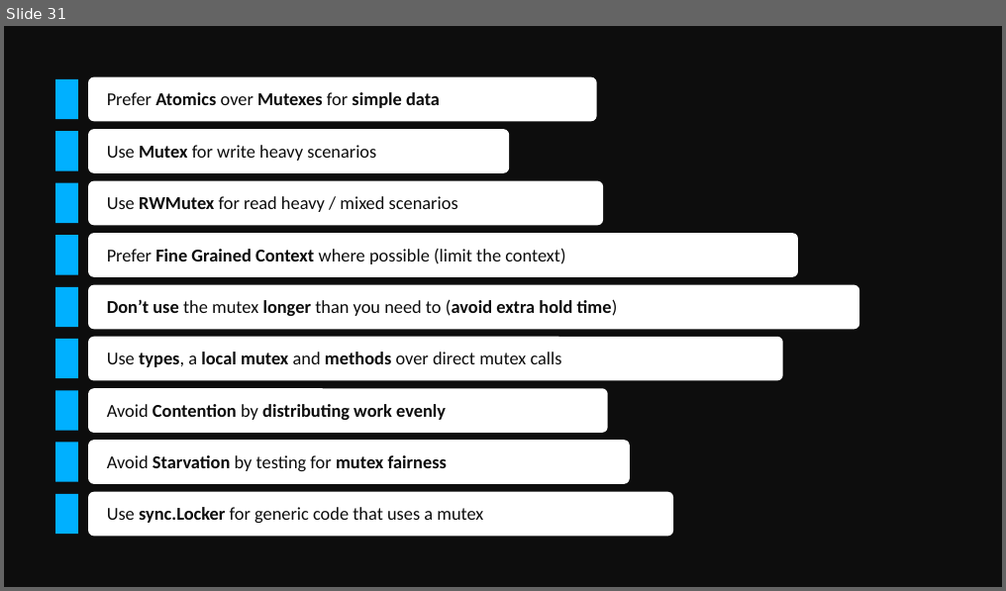
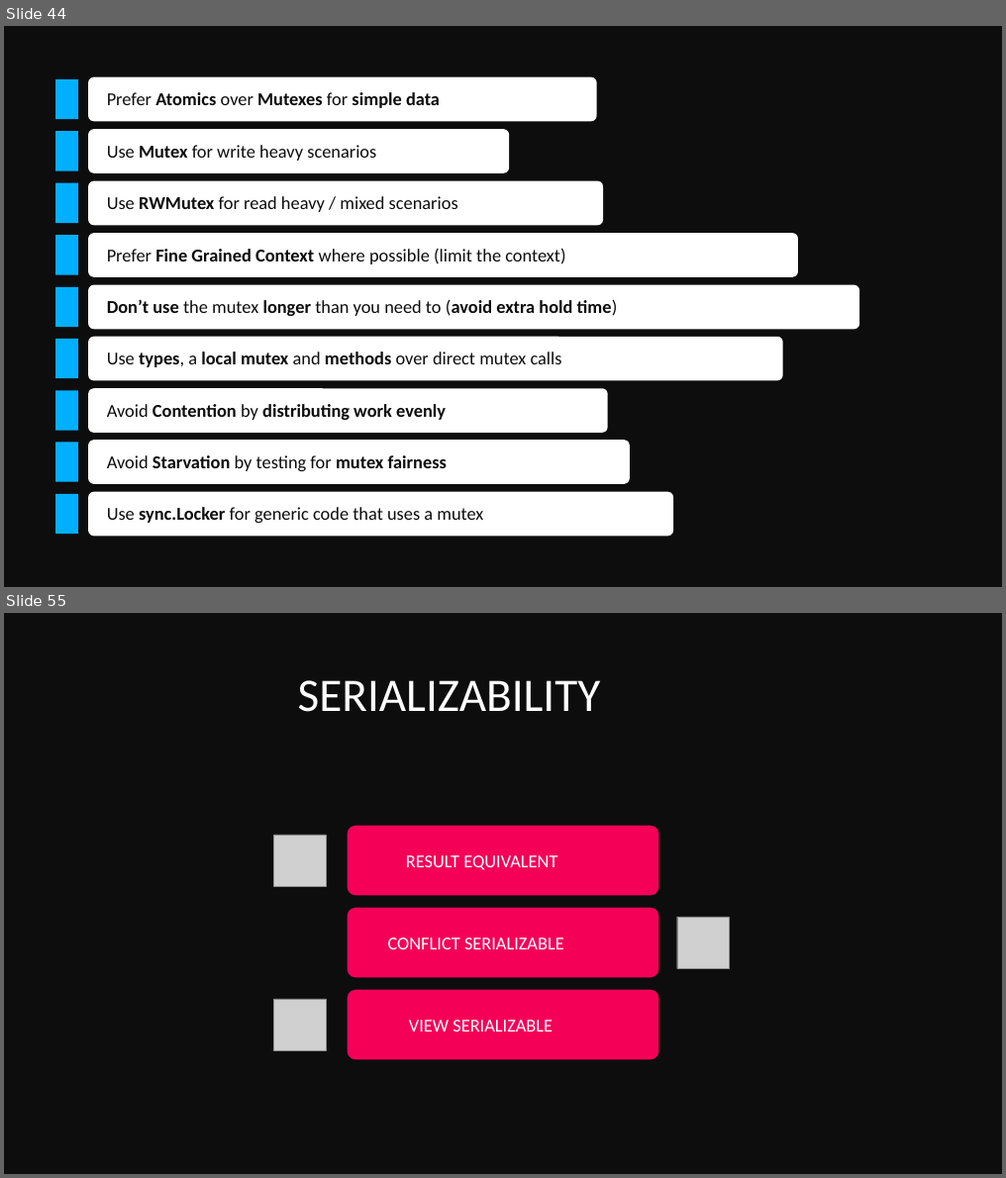
Before and after one commit to golang-basics/concurrency, a slide deck: presentations/7_mutexes/Mutexes.pptx. Shown one above the other, each under a label of ours: slide 31 before the commit, slides 44 and 55 after it; the slides between them are not shown. The pictures are 1006x591 and 1006x1178 pixels, drawn with LibreOffice and Linux fonts; fonts in the diff are those of the drawing; grey boxes stand for pictures. Boxes give left, top, right and bottom in pixels: in the first picture for what was removed or moved away, otherwise in the second. Text is boxed around its words. In the diff, an @@ line names an element or a change of style, - is before the commit and + after.

```diff
--- a/presentations/7_mutexes/Mutexes.pptx
+++ b/presentations/7_mutexes/Mutexes.pptx
@@ slide 55 added at <box>4,613,1002,1174</box>, background #0D0D0D @@
@@ text added at <box>298,680,601,712</box>, 90 pt, text #FFFFFF @@
+SERIALIZABILITY
@@ picture added at <box>274,835,326,886</box> @@
@@ rounded rectangle added at <box>348,826,658,895</box>, fill #F50057 @@
@@ text added at <box>406,856,557,870</box>, 35 pt, text #FFFFFF @@
+RESULT EQUIVALENT
@@ rounded rectangle added at <box>348,908,658,978</box>, fill #F50057 @@
@@ text added at <box>388,938,564,950</box>, 35 pt, text #FFFFFF @@
+CONFLICT SERIALIZABLE
@@ picture added at <box>677,917,729,968</box> @@
@@ rounded rectangle added at <box>348,990,658,1059</box>, fill #F50057 @@
@@ picture added at <box>274,999,326,1051</box> @@
@@ text added at <box>409,1020,552,1032</box>, 35 pt, text #FFFFFF @@
+VIEW SERIALIZABLE
@@ what was slide 31 is now slide 44 @@
```
Also in this commit, not shown: 10 slides changed, 40 other slides added, 1 other file.
